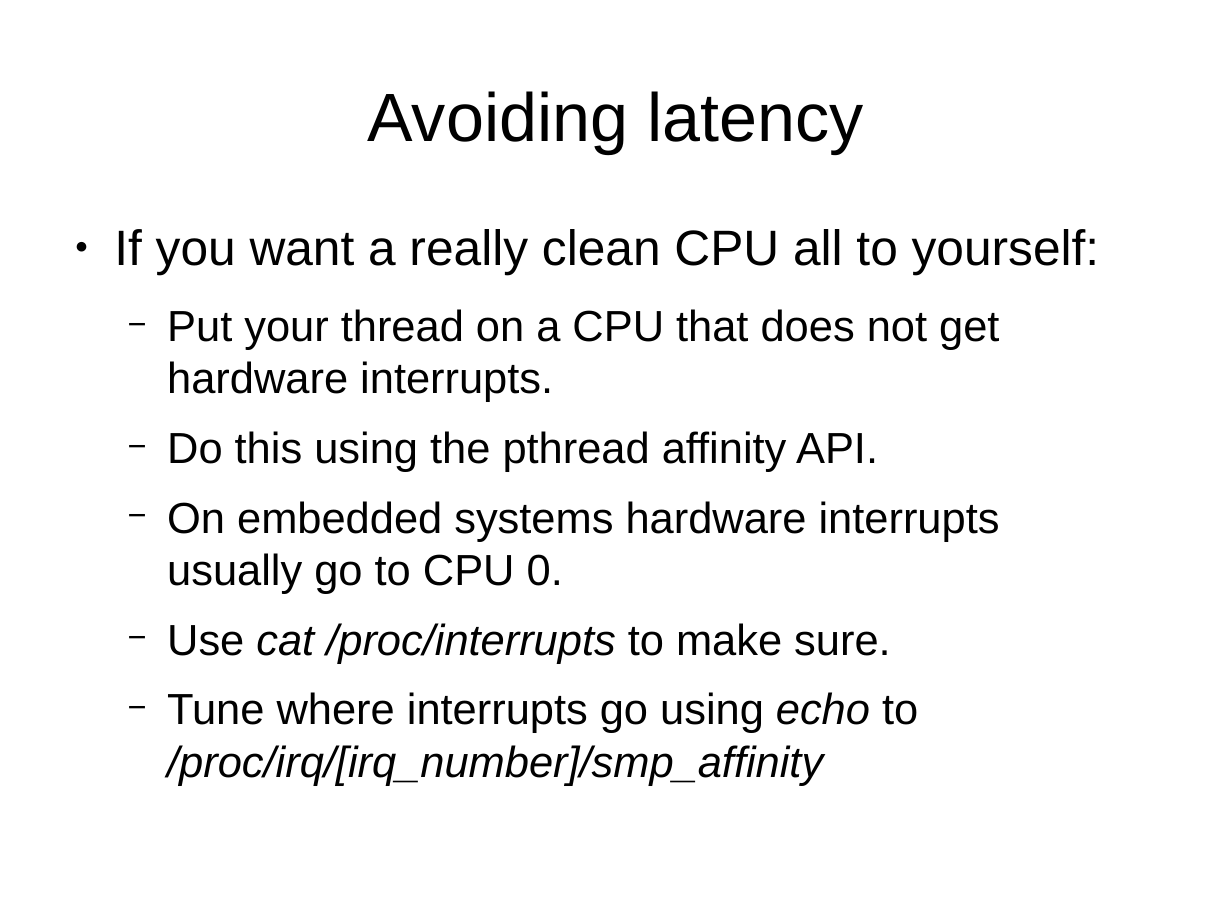
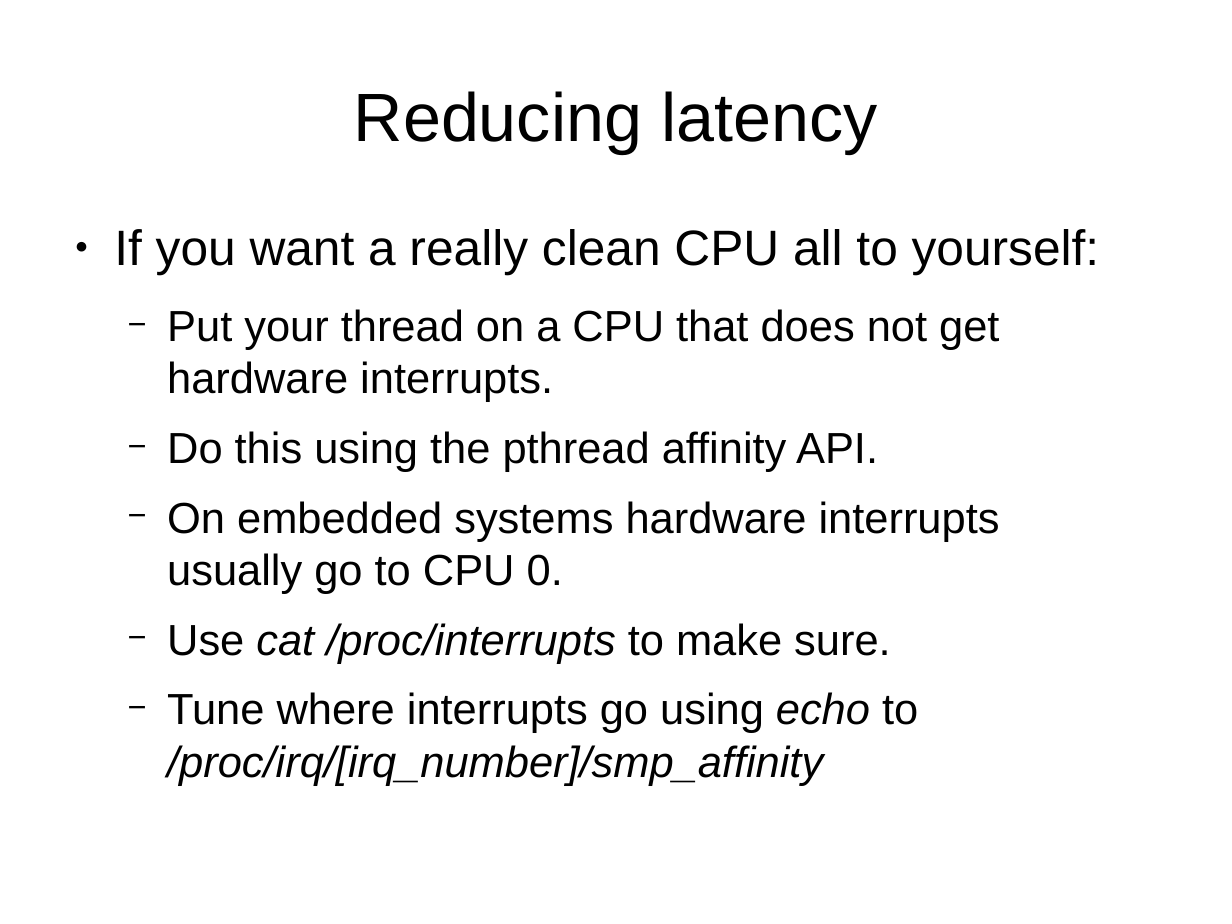
Before and after one commit to kalmuthu/slides, a slide deck: slide 27 of odp/realtime.odp (slide 18 before the commit). Drawn at 1232x924 pixels with LibreOffice and Linux fonts; fonts in the diff are those of the drawing. Boxes give left, top, right and bottom in pixels: in the first picture for what was removed or moved away, otherwise in the second. Text is boxed around its words. In the diff, an @@ line names an element or a change of style, - is before the commit and + after.

```diff
--- a/odp/realtime.odp
+++ b/odp/realtime.odp
@@ title at [354, 91, 877, 153]: text changed @@
-Avoiding latency
+Reducing latency
```
Also in this commit, not shown: 11 other slides changed, 9 slides added.
